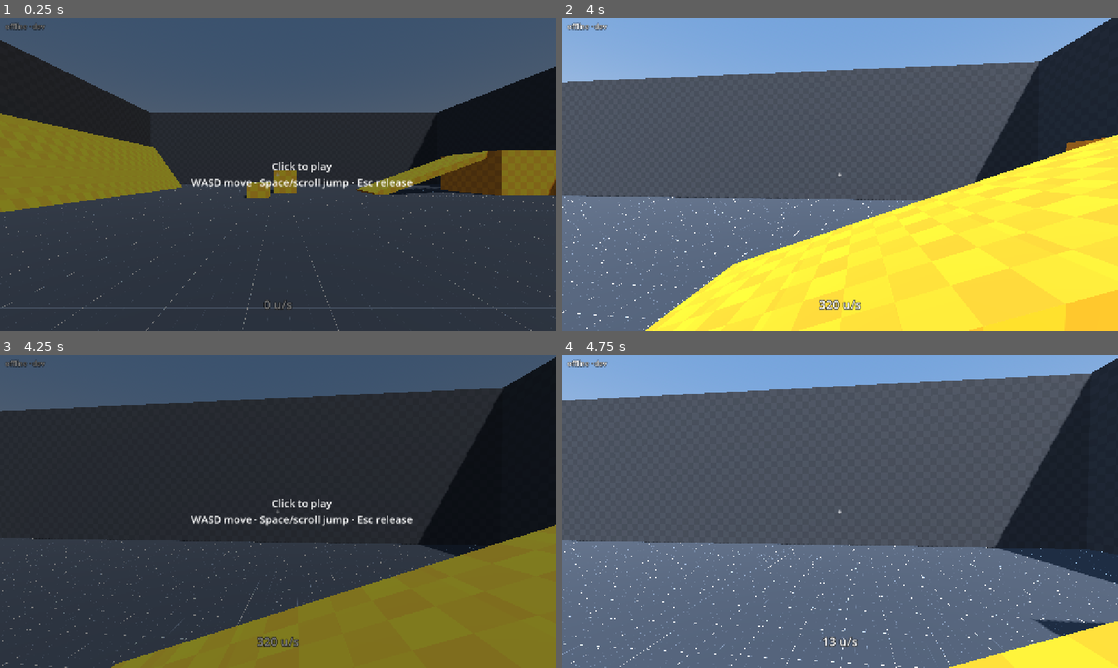
Above: before the commit, frames 1-4 (two rows, left to right).
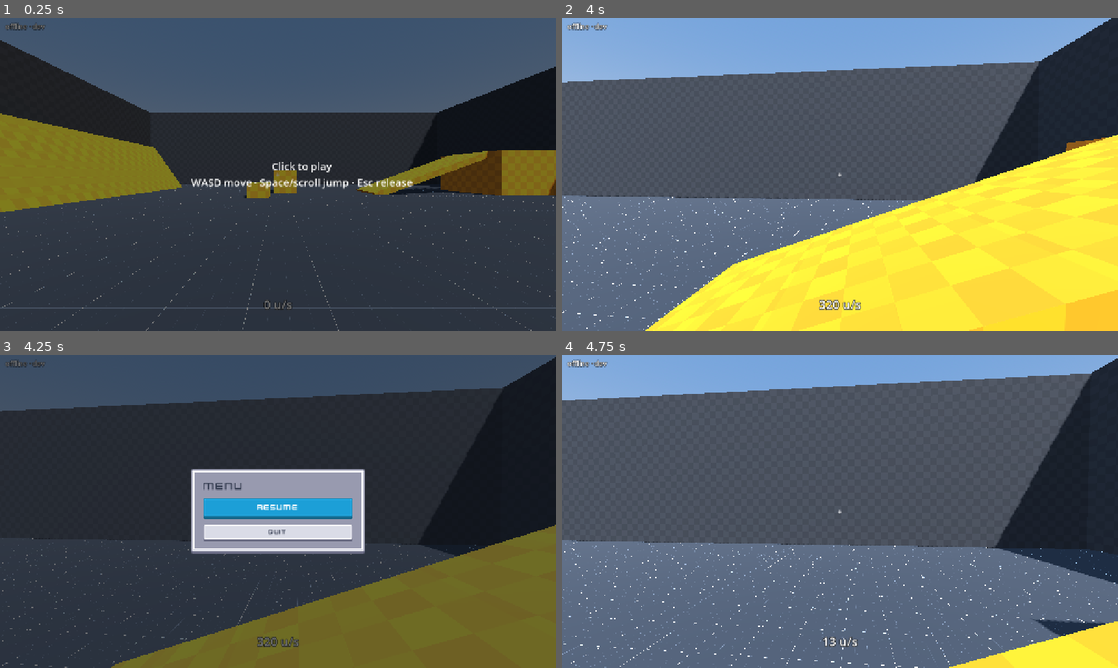
Above: after the commit, the same moments.

Repository: BrianWiz/the-game
Game: Godot game, scene res://main.tscn
Two runs of this game, one before a commit and one after it. Both use one fixed random seed, a clock stepped at 60 frames per second and the inputs below.
Inputs (mouse positions are in pixels of both pictures, inside the frame that each line leads up to):
- Up to frame 1 (0.25 s): no input
- Up to frame 2 (4 s): tap Enter at 0.5 s; move the mouse to (962, 158) at 0.52 s; hold D (move_right) 0.53-1.28 s; hold Shift 0.53-1.28 s; click (962, 158) at 0.67 s; tap Space (jump) at 0.77, 1.52, 3.02, 3.77 s; move the mouse to (812, 174) at 1.27 s; hold W (move_forward) from 1.28 s (still down); tap Alt at 1.35, 3.6 s; click (812, 174) at 1.42 s; move the mouse to (851, 168) at 2.02 s; tap Ctrl at 2.1 s; click (851, 168) at 2.17 s; move the mouse to (834, 180) at 2.77 s; tap Shift at 2.85 s; click (834, 180) at 2.92 s; move the mouse to (878, 177) at 3.52 s; click (878, 177) at 3.67 s
- Up to frame 3 (4.25 s): keep holding W (move_forward); tap Escape (release_mouse) at 4.15 s
- Up to frame 4 (4.75 s): release W (move_forward) at 4.25 s; click (840, 508) at 4.25 s, where only the run after the commit has a clickable "Resume"

Frames 1-2 are identical in both runs. In frame 3, 8.5% of the frame differs, in the area x 34-75%, y 36-64%; in frame 4, nothing differs.

Commit message:
feat(game): open the game menu when the mouse is released
Esc (or losing pointer lock) opens Resume, change display name, link Discord, leave
and play offline, and sign out. A client refused for a version mismatch gets a Reload
page button.

Diff:
--- a/game/ui/login/login_screen.gd
+++ b/game/ui/login/login_screen.gd
@@ -1,5 +1,7 @@
 extends CanvasLayer
-## Sign-in screen shown before joining an online server (`Network.login_required`).
+## Sign-in screen shown before joining an online server (`Network.login_required`), and
+## the in-game menu: releasing the mouse (Esc) opens it, with Resume, display name,
+## leave/play offline and sign out.
 ##
 ## Email/password or Discord sign-in, display-name picker, then "Play" fetches a join
 ## ticket and connects. The offline room keeps running behind it, and "Play offline"
@@ -25,6 +27,9 @@
 var _account := {}
 var _server_url := ""
 var _box: VBoxContainer
+## The in-game menu is showing (Esc closes it).
+var _menu_open := false
+var _was_captured := false
 
 
 func _ready() -> void:
@@ -35,6 +40,32 @@
 	Network.connection_failed.connect(_on_connection_failed)
 	if not Network.pending_url.is_empty():
 		_on_login_required(Network.pending_url)
+
+
+func _process(_delta: float) -> void:
+	# Browsers exit pointer lock on Esc without passing the key on, so watch the mouse
+	# mode instead of the key: any release while playing opens the menu.
+	var captured := Input.mouse_mode == Input.MOUSE_MODE_CAPTURED
+	if _was_captured and not captured and not visible:
+		open_menu()
+	_was_captured = captured
+
+
+func _input(event: InputEvent) -> void:
+	if _menu_open and visible and event.is_action_pressed("release_mouse"):
+		get_viewport().set_input_as_handled()
+		_resume()
+
+
+## Shows the menu that fits the current state: in game, signed out, or offline only.
+func open_menu() -> void:
+	_open()
+	if Network.mode == Network.Mode.CLIENT:
+		_show_game_menu("")
+	elif not _server_url.is_empty():
+		_resume_session("")
+	else:
+		_show_offline_menu()
 
 
 func _on_login_required(url: String) -> void:
@@ -185,20 +216,60 @@
 		var result: Dictionary = await _api.set_display_name(display_name.text)
 		if result["ok"]:
 			_account = result["data"]
-			_show_ready("")
+			if Network.mode == Network.Mode.CLIENT:
+				_show_game_menu("Your new name shows up the next time you join.")
+			else:
+				_show_ready("")
 		elif result["status"] == 401:
 			_show_sign_in(_error_text(result))
 		else:
 			_set_error(_error_text(result))
 	_on_submit(display_name, submit)
 	_button("Save", submit)
+	if not str(_account.get("display_name", "")).is_empty():
+		_link("Back", _back_to_menu)
 	_link("Sign out", _sign_out)
 	display_name.grab_focus.call_deferred()
 
 
+## In-game menu while connected to a server.
+func _show_game_menu(message: String) -> void:
+	var display_name := str(_account.get("display_name", ""))
+	_clear("Signed in as %s" % display_name if display_name else "Menu", message)
+	_menu_open = true
+	_resume_button()
+	if _api != null and _api.has_session():
+		if OS.has_feature("web") and not _account.get("discord_linked", false):
+			_link("Link your Discord account", _start_discord.bind(true))
+		_link("Change display name", _show_pick_name.bind(""))
+	_link("Leave and play offline", _leave)
+	if _api != null and _api.has_session():
+		_link("Sign out", _sign_out)
+
+
+## Menu when no server is configured (native builds default to offline).
+func _show_offline_menu() -> void:
+	_clear("Menu", "")
+	_menu_open = true
+	_resume_button()
+	if not OS.has_feature("web"):
+		_link("Quit", get_tree().quit)
+
+
+func _back_to_menu() -> void:
+	if Network.mode == Network.Mode.CLIENT:
+		_show_game_menu("")
+	else:
+		_show_ready("")
+
+
 func _show_ready(message: String) -> void:
 	_clear("Signed in as %s" % _account.get("display_name", ""), message)
-	_button("Play", _play)
+	if OS.has_feature("web") and not Network.server_version_mismatch.is_empty():
+		_button("Reload page", func() -> void: JavaScriptBridge.eval("window.location.reload()"))
+		_link("Play", _play)
+	else:
+		_button("Play", _play)
 	if OS.has_feature("web") and not _account.get("discord_linked", false):
 		_link("Link your Discord account", _start_discord.bind(true))
 	_link("Change display name", _show_pick_name.bind(""))
@@ -243,7 +314,28 @@
 	JavaScriptBridge.eval("window.location.assign(%s)" % JSON.stringify(url))
 
 
+## Resume fires on press, not release: the web export requests pointer lock from the
+## browser's mouse-up handler, which only works if the mode changed before it.
+func _resume_button() -> void:
+	_button("Resume", _resume).action_mode = BaseButton.ACTION_MODE_BUTTON_PRESS
+
+
+## Closes the menu and grabs the mouse again (the click counts as the user gesture
+## browsers require for pointer lock).
+func _resume() -> void:
+	_close()
+	Input.mouse_mode = Input.MOUSE_MODE_CAPTURED
+
+
+## Disconnects and keeps playing in the offline room.
+func _leave() -> void:
+	Network.start_offline()
+	_close()
+
+
 func _sign_out() -> void:
+	if Network.mode == Network.Mode.CLIENT:
+		Network.start_offline()
 	_show_busy("Signing out…")
 	await _api.log_out()
 	_account = {}
@@ -258,6 +350,7 @@
 
 func _close() -> void:
 	visible = false
+	_menu_open = false
 	if is_in_group(MODAL_GROUP):
 		remove_from_group(MODAL_GROUP)
 
@@ -307,6 +400,7 @@
 
 
 func _clear(title: String, message: String) -> void:
+	_menu_open = false
 	for child: Node in _box.get_children():
 		_box.remove_child(child)
 		child.queue_free()
